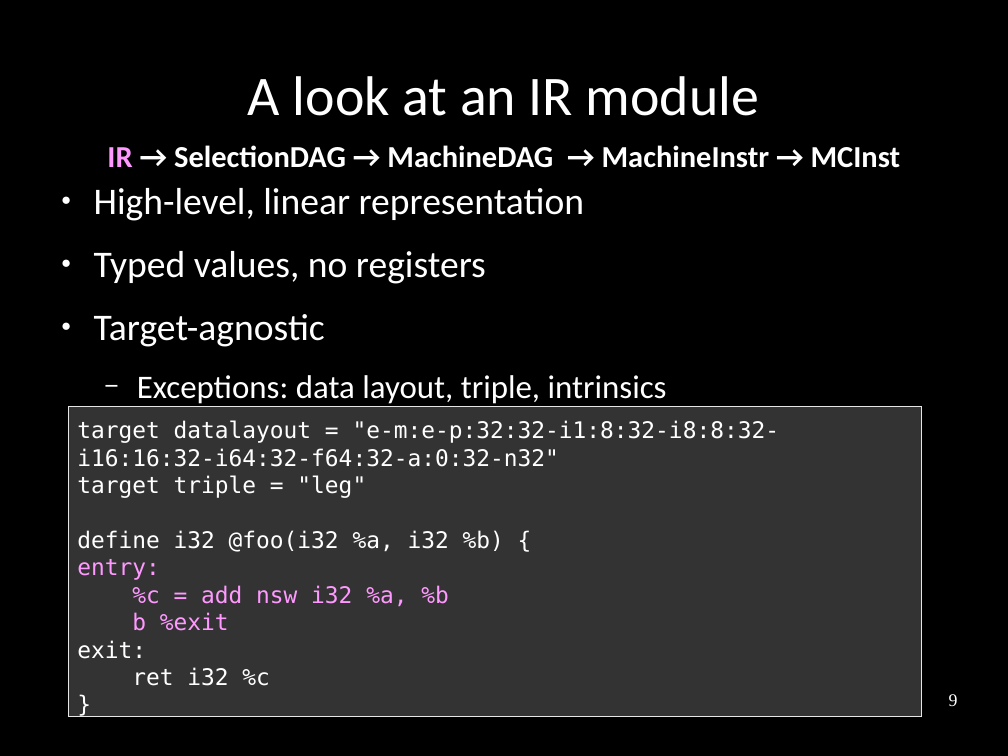
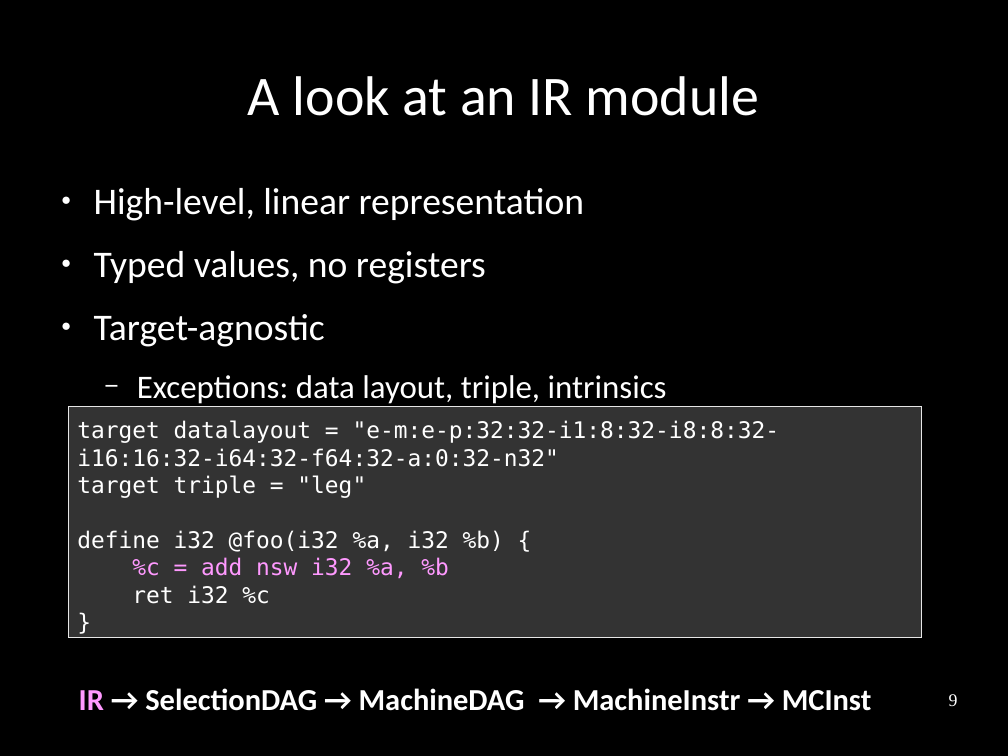
Before and after one commit to frasercrmck/llvm-leg, a slide deck: slide 9 of docs/Codeplay/Slides.odp. Drawn at 1008x756 pixels with LibreOffice and Linux fonts; fonts in the diff are those of the drawing. Boxes give left, top, right and bottom in pixels: in the first picture for what was removed or moved away, otherwise in the second. Text is boxed around its words. In the diff, an @@ line names an element or a change of style, - is before the commit and + after.

Commit message:
Fix layout.

```diff
--- a/docs/Codeplay/Slides.odp
+++ b/docs/Codeplay/Slides.odp
@@ rectangle "target datalayout = "e-m:e-p:32:32-i1:8:32-i8:8:32-i16:16:32 ...": place and size @@
-rectangle "target datalayout = "e-m:e-p:32:32-i1:8:32-i8:8:32-i16:16:32 ..." at [69,407,922,717]
+rectangle "target datalayout = "e-m:e-p:32:32-i1:8:32-i8:8:32-i16:16:32 ..." at [69,407,922,638]
@@ text in rectangle at [77,559,160,580]: paragraph removed @@
-entry:
@@ text in rectangle at [77,612,229,659]: paragraphs removed @@
-b %exit
-exit:
@@ text "IR → SelectionDAG → MachineDAG ...": place and size @@
-text "IR → SelectionDAG → MachineDAG ..." at [107,145,901,168]
+text "IR → SelectionDAG → MachineDAG ..." at [79,688,872,711]
```
Also in this commit, not shown: 24 other slides changed.
